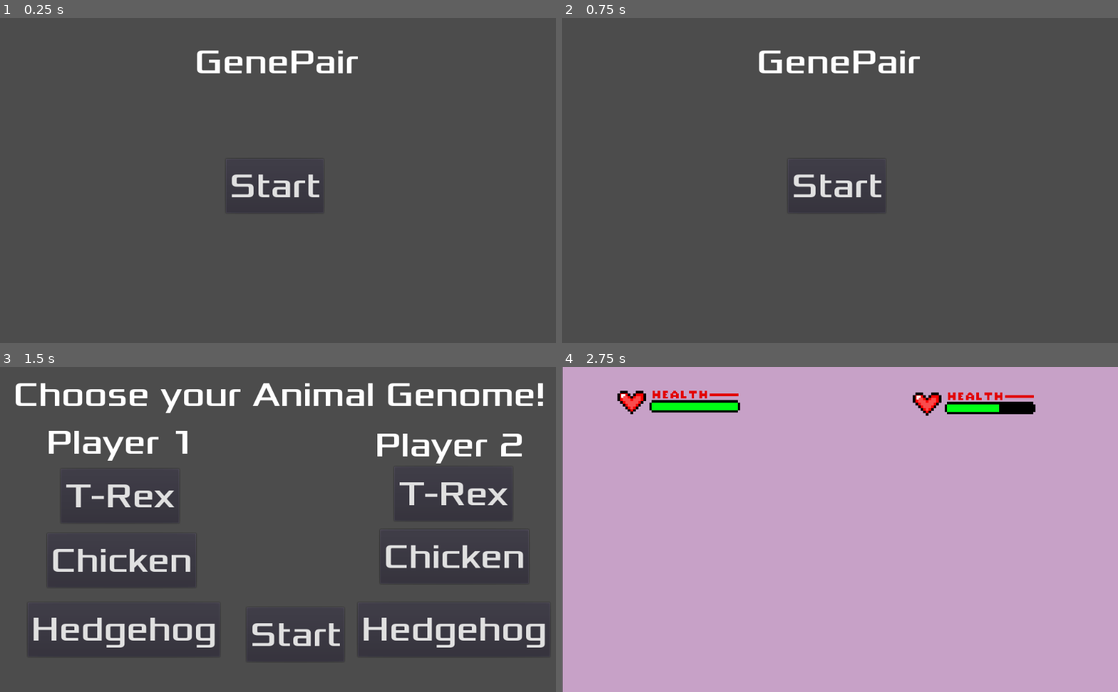
Above: before the commit, frames 1-4 (two rows, left to right).
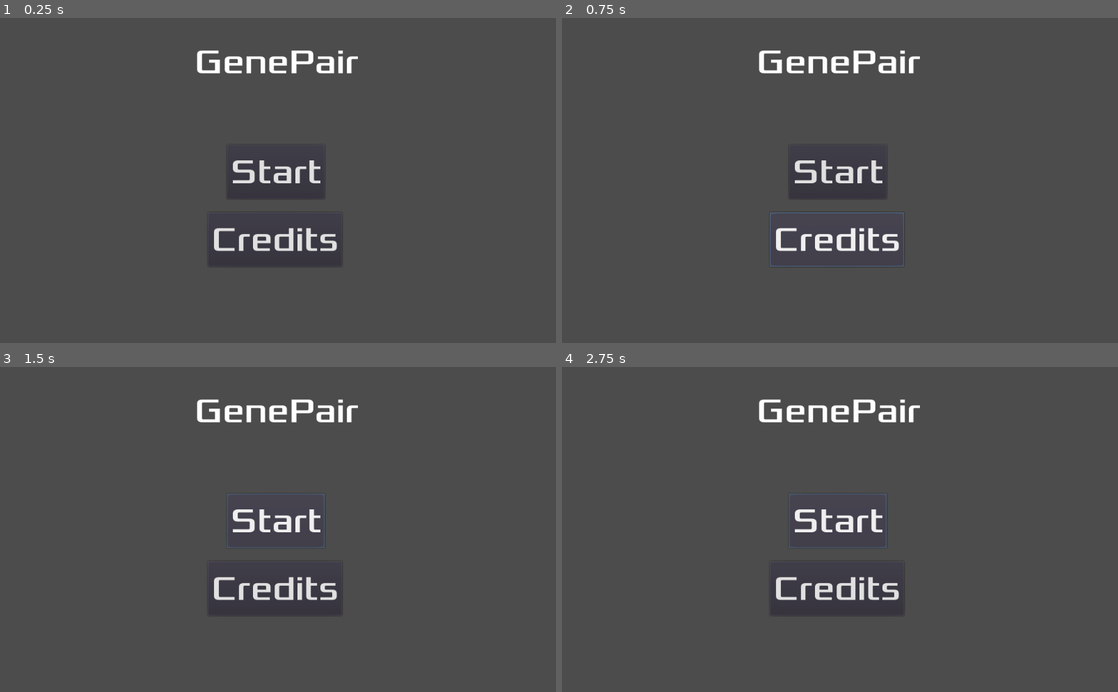
Above: after the commit, the same moments.

Repository: VetoPlayer/GenePair
Game: Godot game, scene res://HUD.tscn
Same seed, same stepped clock (60 frames per second), same inputs: the game is played once before the commit and once after it.
Inputs (mouse positions are in pixels of both pictures, inside the frame that each line leads up to):
- Up to frame 1 (0.25 s): no input
- Up to frame 2 (0.75 s): click (834, 239) at 0.5 s, where only the run after the commit has a clickable "Credits"
- Up to frame 3 (1.5 s): click "Start" at 1.25 s
- Up to frame 4 (2.75 s): click "Start" at 2 s

The runs differ from the first frame. In frame 1, 1.6% of the frame differs, in the area x 38-61%, y 43-77%; in frame 2, 1.7%; in frame 3, 12%; in frame 4, 100%, in the area x 0-100%, y 0-100%.
Error before the commit: Invalid get index '0' (on base: 'Array'). (res://Main.gd:16)
Error after the commit: Parse Error: Too few arguments for "change_scene()" call. Expected at least 1. (res://HUD.gd:30)

Commit message:
[Adding Audio, Credits]

Diff:
--- /dev/null
+++ b/Credits.gd
@@ -0,0 +1,16 @@
+extends CanvasLayer
+
+# Declare member variables here. Examples:
+# var a = 2
+# var b = "text"
+
+# Called when the node enters the scene tree for the first time.
+func _ready():
+	pass # Replace with function body.
+
+# Called every frame. 'delta' is the elapsed time since the previous frame.
+#func _process(delta):
+#	pass
+
+
+func _on_BackButton_pressed():
--- /dev/null
+++ b/Credits.tscn
@@ -0,0 +1,87 @@
+[gd_scene load_steps=7 format=2]
+
+[ext_resource path="res://Credits.gd" type="Script" id=1]
+[ext_resource path="res://dodge_assets/fonts/Xolonium-Regular.ttf" type="DynamicFontData" id=2]
+
+[sub_resource type="DynamicFontData" id=1]
+font_path = "res://dodge_assets/fonts/Xolonium-Regular.ttf"
+
+[sub_resource type="DynamicFont" id=2]
+size = 39
+font_data = SubResource( 1 )
+
+[sub_resource type="DynamicFont" id=3]
+size = 25
+font_data = ExtResource( 2 )
+
+[sub_resource type="DynamicFont" id=4]
+size = 33
+font_data = ExtResource( 2 )
+
+[node name="Credits" type="CanvasLayer"]
+script = ExtResource( 1 )
+
+[node name="Label" type="Label" parent="."]
+margin_left = 432.577
+margin_top = 48.4353
+margin_right = 581.577
+margin_bottom = 96.4353
+custom_fonts/font = SubResource( 2 )
+text = "Credits"
+align = 1
+
+[node name="Label3" type="Label" parent="."]
+margin_left = 728.676
+margin_top = 183.53
+margin_right = 877.676
+margin_bottom = 231.53
+custom_fonts/font = SubResource( 2 )
+text = "Art"
+align = 1
+
+[node name="Label5" type="Label" parent="."]
+margin_left = 730.527
+margin_top = 351.937
+margin_right = 879.527
+margin_bottom = 399.937
+custom_fonts/font = SubResource( 2 )
+text = "Sound"
+align = 1
+
+[node name="Label4" type="Label" parent="."]
+margin_left = 99.4661
+margin_top = 168.725
+margin_right = 380.466
+margin_bottom = 216.725
+custom_fonts/font = SubResource( 2 )
+text = "Programming"
+align = 1
+
+[node name="Label2" type="Label" parent="."]
+margin_left = 51.3691
+margin_top = 240.0
+margin_right = 424.369
+margin_bottom = 379.0
+custom_fonts/font = SubResource( 3 )
+text = "Marcel41
+Andrea Brunato
+Alexis Rodriguez"
+align = 1
+
+[node name="Label6" type="Label" parent="."]
+margin_left = 615.808
+margin_top = 249.253
+margin_right = 988.808
+margin_bottom = 388.253
+custom_fonts/font = SubResource( 3 )
+text = "Andres Molina"
+align = 1
+
+[node name="BackButton" type="Button" parent="."]
+margin_left = 372.174
+margin_top = 457.0
+margin_right = 793.174
+margin_bottom = 544.0
+custom_fonts/font = SubResource( 4 )
+text = "Back"
+[connection signal="pressed" from="BackButton" to="." method="_on_BackButton_pressed"]
--- a/HUD.gd
+++ b/HUD.gd
@@ -23,3 +23,8 @@
 
 func _on_StartButton_pressed():
 	get_tree().change_scene("res://choose.tscn")
+
+
+
+func _on_Credits_pressed():
+	get_tree().change_scene()
--- a/HUD.tscn
+++ b/HUD.tscn
@@ -32,10 +32,23 @@
 anchor_top = 1.0
 anchor_right = 0.5
 anchor_bottom = 1.0
-margin_left = -95.5402
-margin_top = -339.754
-margin_right = 84.4598
-margin_bottom = -239.754
+margin_left = -93.8699
+margin_top = -366.477
+margin_right = 86.1301
+margin_bottom = -266.477
 custom_fonts/font = SubResource( 2 )
 text = "Start"
+
+[node name="Credits" type="Button" parent="."]
+anchor_left = 0.5
+anchor_top = 1.0
+anchor_right = 0.5
+anchor_bottom = 1.0
+margin_left = -128.944
+margin_top = -241.213
+margin_right = 118.056
+margin_bottom = -141.213
+custom_fonts/font = SubResource( 2 )
+text = "Credits"
 [connection signal="pressed" from="StartButton" to="." method="_on_StartButton_pressed"]
+[connection signal="pressed" from="Credits" to="." method="_on_Credits_pressed"]
Not shown, added: assets/Music/Game Over Final.mp3
Not shown, added: assets/Music/Retro fighter.wav
